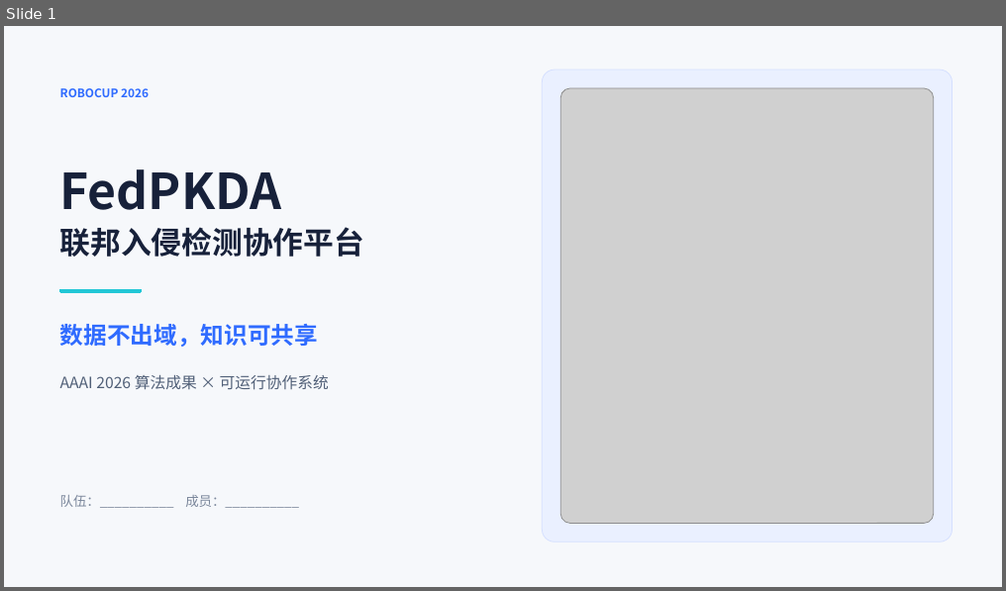
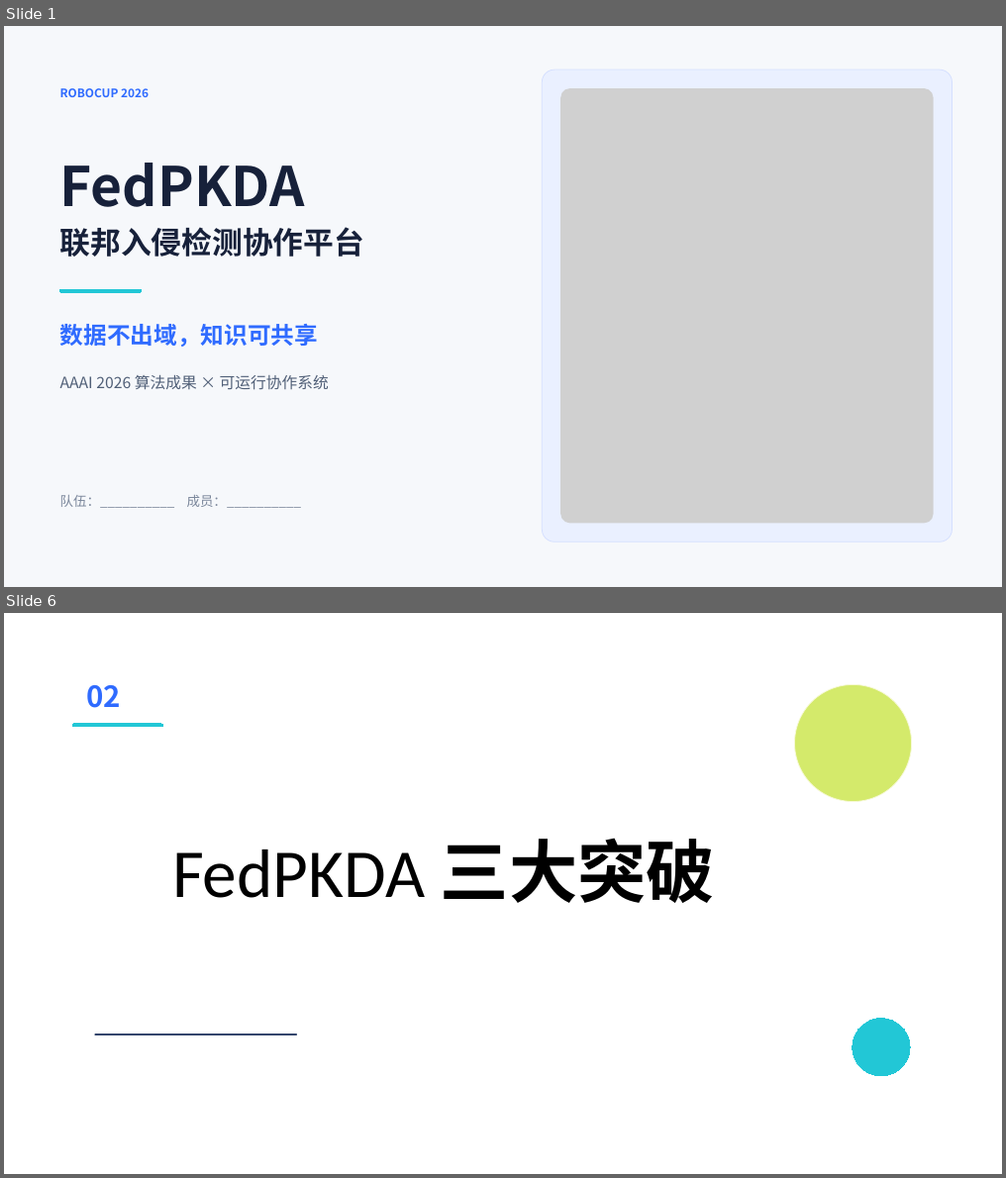
Before and after one commit to IridiumNan/FedPKDA-robocup, a slide deck: ppt/FedPKDA_RoboCup_presentation.pptx. Shown one above the other, each under a label of ours: slide 1 before the commit, slides 1 and 6 after it; the slides between them are not shown. The pictures are 1006x591 and 1006x1178 pixels, drawn with LibreOffice and Linux fonts; fonts in the diff are those of the drawing; grey boxes stand for pictures. Boxes give left, top, right and bottom in pixels: in the first picture for what was removed or moved away, otherwise in the second. Text is boxed around its words. In the diff, an @@ line names an element or a change of style, - is before the commit and + after.

```diff
--- a/ppt/FedPKDA_RoboCup_presentation.pptx
+++ b/ppt/FedPKDA_RoboCup_presentation.pptx
@@ slide 6 added at [4,613,1002,1174], background #FFFFFF @@
@@ text added at [86,685,121,708], 28 pt, text #2F6BFF, bold @@
+02
@@ ellipse added at [795,685,912,802], fill #D4EA6B, outline #F6F9D4 0.74 pt @@
@@ rounded rectangle added at [73,724,163,727], fill #22C7D6, outline #22C7D6 0 pt @@
@@ title added at [172,838,715,903], 66 pt, text #000000 @@
+FedPKDA 三大突破
@@ ellipse added at [852,1019,910,1076], fill #22C7D6, outline #22C7D6 0 pt @@
@@ rounded rectangle added at [94,1035,297,1036], fill #33456C @@
@@ slide 1 changed as well @@
@@ rounded rectangle at [543,70,952,542]: outline #D5E0FF 0.75 pt to #D5E0FF 0.74 pt @@
@@ text "FedPKDA" at [60,163,305,207]: size 47.5 to 52.5 pt; line spacing 1.08 to 0.98 @@
```
Also in this commit, not shown: 11 other slides changed, 7 other slides added, 3 slides removed.
